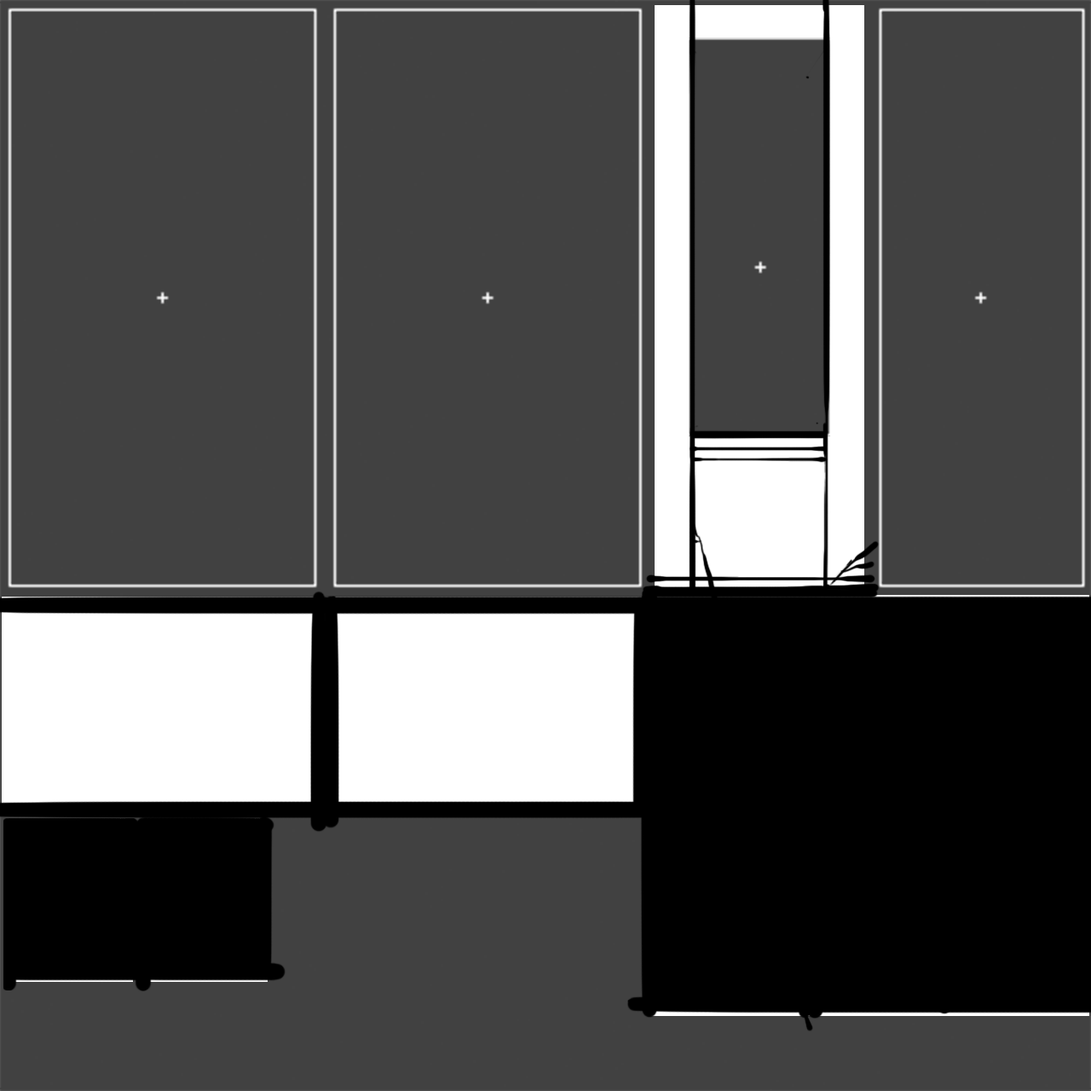
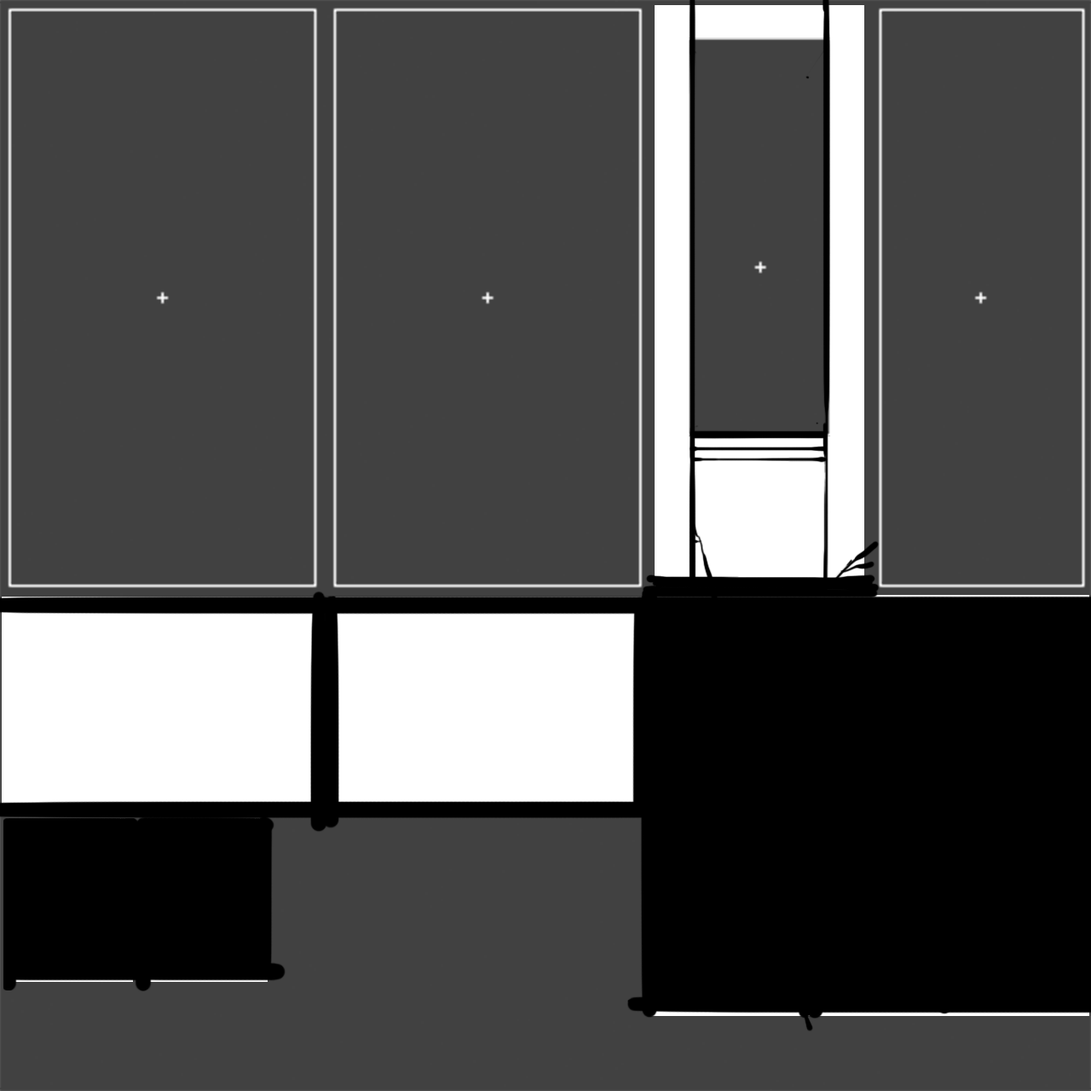
Revision of a layered w=1091, h=1091 image; what changed, layer by layer:
added layer "Layer 16" above "Layer 15" over [652, 579, 875, 588]
